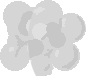
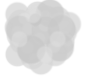
Before/after of a (86, 76) layered artwork. What changed in the layer stack:
added layer "Layer 2 copy" above "Layer 2" over left=3, top=0, right=83, bottom=76
added layer "Layer 2" above "Layer 1" over left=3, top=0, right=83, bottom=76
hid "Layer 1" over left=0, top=0, right=86, bottom=76
